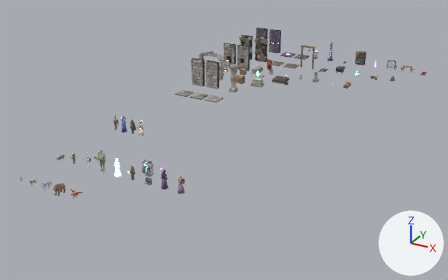
Two versions of the Blender file blender/dungeon_kit.blend, one commit apart.
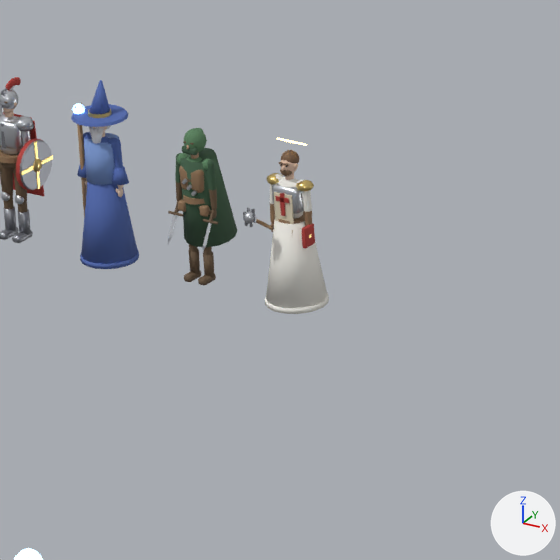
The first picture shows the older version from a 50 mm lens placed at (46.5, -76.5, 30.1), pointed at (11.4, -12.6, -1.8). The close-ups show the older and then the newer version on the part from 26% to 37% of the width and 39% to 57% of the height of that picture. Only the edits that show in the close-ups are written down. The axes (+X, +Y, +Z) are drawn at lower right. The lights are the same throughout.

Script lines for the objects in view, before the commit:
```python
ob_hero_clerc__torso = bpy.data.objects.new('hero_clerc__torso', me_hero_clerc__torso)
ob_hero_clerc__torso.parent = ob_hero_clerc__hips
ob_hero_clerc__torso.location = (0.0, 0.0, 0.08)
ob_hero_guerrier__hand_l = bpy.data.objects.new('hero_guerrier__hand_L', me_hero_guerrier__hand_l_001)
ob_hero_guerrier__hand_l.parent = ob_hero_guerrier__forearm_l
ob_hero_guerrier__hand_l.location = (0.01, -0.01, -0.24)
ob_hero_guerrier__torso = bpy.data.objects.new('hero_guerrier__torso', me_hero_guerrier__torso_001)
ob_hero_guerrier__torso.parent = ob_hero_guerrier__hips
ob_hero_guerrier__torso.location = (0.0, 0.0, 0.08)
# also in view: 'hero_mage__torso' at (1.3, -20.0, 1.3); 'hero_mage__hips' at (1.3, -20.0, 0.5); 'hero_mage__head' at (1.3, -20.0, 1.7); 'hero_clerc__hips' at (3.9, -20.0, 0.5); 'hero_voleur__torso' at (2.6, -19.8, 1.0)
```
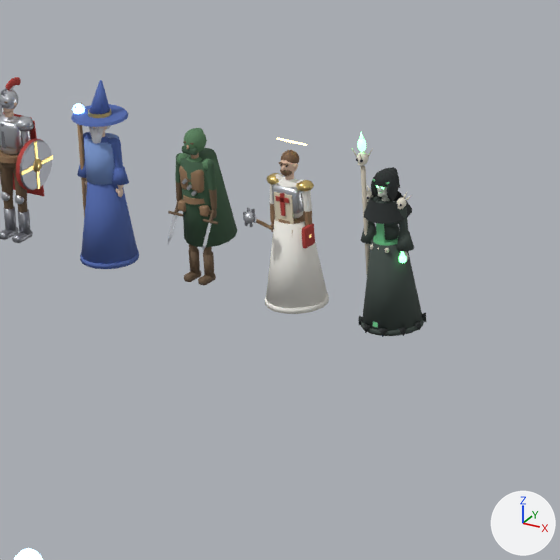
Where the change shows, as pixel boxes (x1, y1, x2, y2) in the close-ups (560 x 560 px):
'hero_necromancien__hips', added: after (358, 234, 426, 337)
'hero_necromancien__torso', added: after (364, 185, 412, 243)
'hero_necromancien__head', added: after (371, 167, 400, 201)
'hero_necromancien__hand_R', added: after (351, 132, 373, 274)
'hero_necromancien__forearm_L', added: after (397, 231, 414, 252)
'hero_necromancien__forearm_R', added: after (361, 223, 377, 244)
'hero_necromancien__arm_L', added: after (398, 206, 408, 233)
'hero_necromancien__hand_L', added: after (399, 251, 408, 263)
'hero_necromancien__arm_R', added: after (368, 221, 374, 225)

Diff of the bpy script that builds the scene:
```diff
--- a/blender/dungeon_kit.blend.py
+++ b/blender/dungeon_kit.blend.py
@@ ob_hero_necromancien__hand_l @@
+ob_hero_necromancien__hand_l = bpy.data.objects.new('hero_necromancien__hand_L', me_hero_necromancien__hand_l_001)  # 192 vertices, 208 faces; spans x -0.043..0.043, y -0.105..0.034, z -0.12..0.08; in mat_c_necroskin (light grey #ced4c8), mat_c_necrofire (green #aaffbc, glowing green #7cffa0)
+ob_hero_necromancien__hand_l.parent = ob_hero_necromancien__forearm_l
+ob_hero_necromancien__hand_l.location = (0.01, -0.01, -0.24)
@@ ob_hero_necromancien__forearm_l @@
+ob_hero_necromancien__forearm_l = bpy.data.objects.new('hero_necromancien__forearm_L', me_hero_necromancien__forearm_l_001)  # 20 vertices, 12 faces; spans x -0.09..0.11, y -0.105..0.085, z -0.207..0.004; in mat_c_necrorobe (dark grey #3f4b45)
+ob_hero_necromancien__forearm_l.parent = ob_hero_necromancien__arm_l
+ob_hero_necromancien__forearm_l.location = (0.03, -0.01, -0.28)
@@ ob_hero_necromancien__arm_l @@
+ob_hero_necromancien__arm_l = bpy.data.objects.new('hero_necromancien__arm_L', me_hero_necromancien__arm_l_001)  # 196 vertices, 204 faces; spans x -0.058..0.077, y -0.058..0.058, z -0.327..0.058; in mat_c_necrorobe (dark grey #3f4b45)
+ob_hero_necromancien__arm_l.parent = ob_hero_necromancien__torso
+ob_hero_necromancien__arm_l.location = (0.2, 0.0, 0.41)
@@ ob_hero_necromancien__torso @@
+ob_hero_necromancien__torso = bpy.data.objects.new('hero_necromancien__torso', me_hero_necromancien__torso_001)  # 1092 vertices, 1156 faces; spans x -0.301..0.301, y -0.249..0.289, z -0.03..0.581; in mat_c_necrorobe (dark grey #3f4b45), mat_c_necroskin (light grey #ced4c8), mat_c_necrotrim (green #6cc489), mat_c_necrorobedark (black #272c2c), mat_c_bone (pale yellow #eae5d4), mat_c_void (dark grey #272730), mat_c_necrofire (green #aaffbc, glowing green #7cffa0)
+ob_hero_necromancien__torso.parent = ob_hero_necromancien__hips
+ob_hero_necromancien__torso.location = (0.0, 0.0, 0.08)
@@ ob_hero_necromancien__hips @@
+ob_hero_necromancien__hips = bpy.data.objects.new('hero_necromancien__hips', me_hero_necromancien__hips_001)  # 926 vertices, 916 faces; spans x -0.384..0.384, y -0.357..0.357, z -0.952..0.09; in mat_c_necrorobe (dark grey #3f4b45), mat_c_necrotrim (green #6cc489), mat_c_bone (pale yellow #eae5d4), mat_c_necrorobedark (black #272c2c), mat_c_void (dark grey #272730)
+ob_hero_necromancien__hips.parent = ob_hero_necromancien
+ob_hero_necromancien__hips.location = (0.0, 0.0, 0.95)
@@ ob_hero_necromancien @@
+ob_hero_necromancien = bpy.data.objects.new('hero_necromancien', None)
+ob_hero_necromancien.location = (5.2, -20.0, 0.0)
@@ ob_hero_necromancien__hand_r @@
+ob_hero_necromancien__hand_r = bpy.data.objects.new('hero_necromancien__hand_R', me_hero_necromancien__hand_r_001)  # 514 vertices, 540 faces; spans x -0.11..0.11, y -0.16..0.06, z -0.91..1.36; in mat_c_necroskin (light grey #ced4c8), mat_c_bonedark (light grey #c4bcaa), mat_c_bone (pale yellow #eae5d4), mat_c_void (dark grey #272730), mat_c_necrofire (green #aaffbc, glowing green #7cffa0)
+ob_hero_necromancien__hand_r.parent = ob_hero_necromancien__forearm_r
+ob_hero_necromancien__hand_r.location = (-0.01, -0.01, -0.24)
@@ ob_hero_necromancien__forearm_r @@
+ob_hero_necromancien__forearm_r = bpy.data.objects.new('hero_necromancien__forearm_R', me_hero_necromancien__forearm_r_001)  # 20 vertices, 12 faces; spans x -0.11..0.09, y -0.105..0.085, z -0.207..0.004; in mat_c_necrorobe (dark grey #3f4b45)
+ob_hero_necromancien__forearm_r.parent = ob_hero_necromancien__arm_r
+ob_hero_necromancien__forearm_r.location = (-0.03, -0.01, -0.28)
@@ ob_hero_necromancien__arm_r @@
+ob_hero_necromancien__arm_r = bpy.data.objects.new('hero_necromancien__arm_R', me_hero_necromancien__arm_r_001)  # 196 vertices, 204 faces; spans x -0.077..0.058, y -0.058..0.058, z -0.327..0.058; in mat_c_necrorobe (dark grey #3f4b45)
+ob_hero_necromancien__arm_r.parent = ob_hero_necromancien__torso
+ob_hero_necromancien__arm_r.location = (-0.2, 0.0, 0.41)
@@ ob_hero_necromancien__head @@
+ob_hero_necromancien__head = bpy.data.objects.new('hero_necromancien__head', me_hero_necromancien__head_001)  # 1132 vertices, 1224 faces; spans x -0.137..0.137, y -0.137..0.268, z -0.02..0.31; in mat_c_necroskin (light grey #ced4c8), mat_c_necrorobedark (black #272c2c), mat_c_necrofire (green #aaffbc, glowing green #7cffa0), mat_c_necrotrim (green #6cc489)
+ob_hero_necromancien__head.parent = ob_hero_necromancien__torso
+ob_hero_necromancien__head.location = (0.0, 0.0, 0.5)
```
